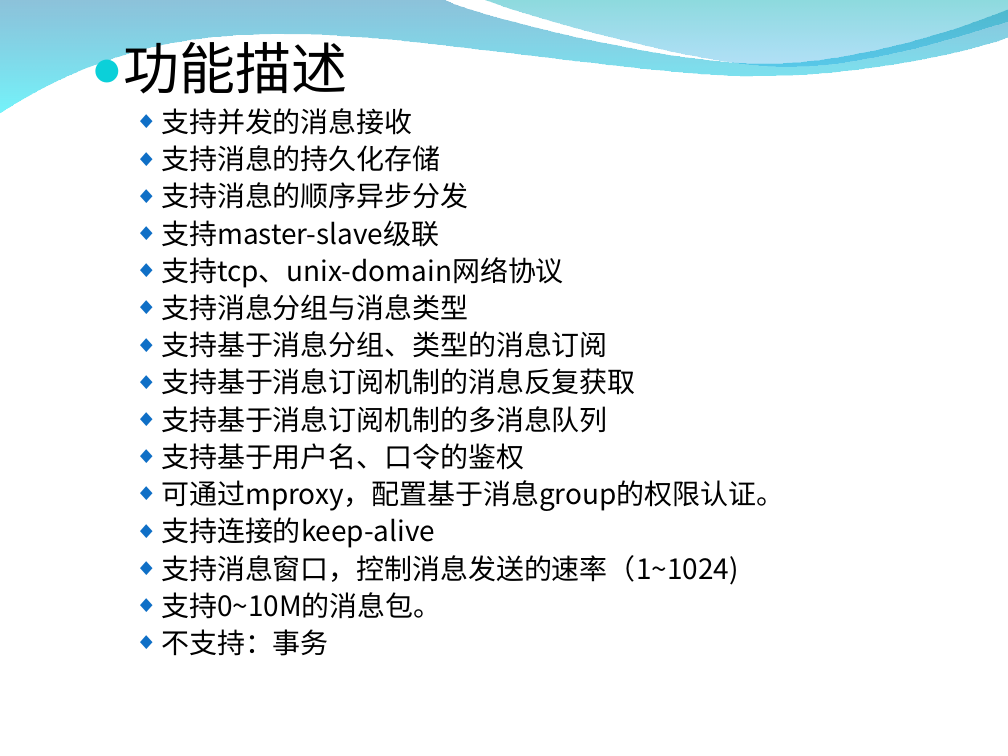
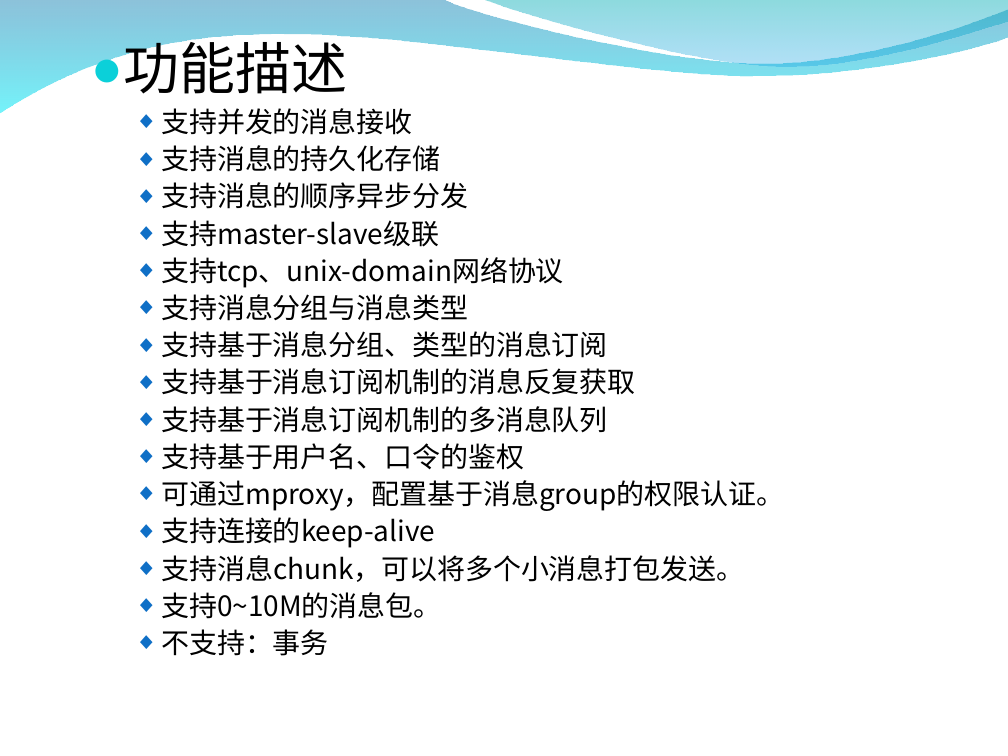
Before and after one commit to zxf1864/cwinux-mq, a slide deck: slide 4 of mq/doc/introduce.ppt. Drawn at 1008x756 pixels with LibreOffice and Linux fonts; fonts in the diff are those of the drawing; background and template pictures are left out. Boxes give left, top, right and bottom in pixels: in the first picture for what was removed or moved away, otherwise in the second. Text is boxed around its words. In the diff, an @@ line names an element or a change of style, - is before the commit and + after.

```diff
--- a/mq/doc/introduce.ppt
+++ b/mq/doc/introduce.ppt
@@ text at <box>161,555,744,582</box>: text changed @@
-  ◆ 支持消息窗口，控制消息发送的速率（1~1024)
+  ◆ 支持消息chunk，可以将多个小消息打包发送。
```
Also in this commit, not shown: 8 other slides changed, 1 slide added, 1 slide removed, 3 other files.
